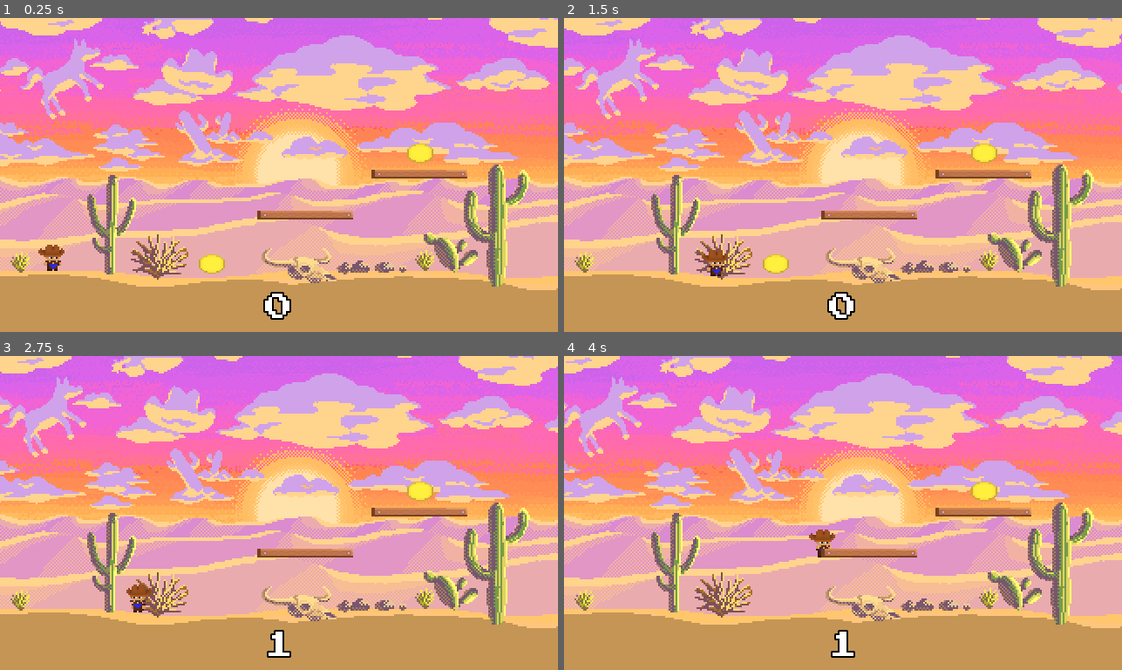
Above: before the commit, frames 1-4 (two rows, left to right).
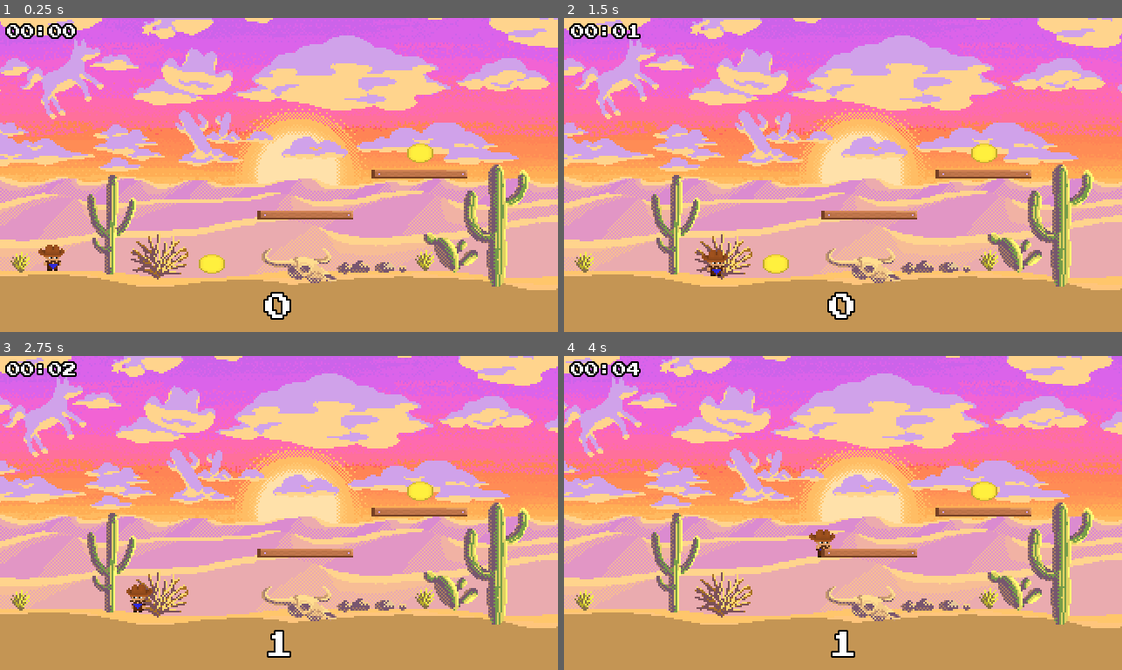
Above: after the commit, the same moments.

Repository: T-ayy-lor/Capstone
Game: Godot game, scene res://Main.tscn
The game is run twice, just before and just after one commit, with the same random seed, the same clock (stepped at 60 frames per second) and the same inputs.
Inputs:
- Up to frame 1 (0.25 s): no input
- Up to frame 2 (1.5 s): hold D (move_right) from 0.53 s (still down); tap Space (jump) at 0.77 s
- Up to frame 3 (2.75 s): tap Space (jump) at 1.52 s; release D (move_right) at 2.03 s; hold A (move_left) from 2.03 s (still down)
- Up to frame 4 (4 s): release A (move_left) at 2.78 s; hold D (move_right) from 2.78 s (still down); tap Space (jump) at 3.02, 3.77 s

The runs differ from the first frame. In frame 1, 0.5% of the frame differs, in the area x 0-14%, y 1-7%; in frame 2, 0.5%; in frame 3, 0.5%; in frame 4, 0.5%.

Commit message:
added timer

Diff:
--- a/Main.gd
+++ b/Main.gd
@@ -10,15 +10,25 @@
 
 var score: int = 0
 
+var _elapsed: float = 0.0
+var _shown_seconds: int = -1
+
 onready var _camera: Camera2D = $Player/Camera2D
 onready var _coins: Node2D = $Coins
 onready var _score_label: Label = $HUD/ScoreLabel
+onready var _timer_label: Label = $HUD/TimerLabel
 
 
 func _ready() -> void:
 	apply_camera_limits()
 	_connect_coins()
 	_refresh_score()
+	_refresh_timer()
+
+
+func _process(delta: float) -> void:
+	_elapsed += delta
+	_refresh_timer()
 
 
 # Each coin emits "collected" from CoinCollect.gd. Connecting by iteration
@@ -37,6 +47,17 @@
 
 func _refresh_score() -> void:
 	_score_label.text = str(score)
+
+
+# Only rewrites the label when the whole second changes, rather than
+# rebuilding the string every frame.
+func _refresh_timer() -> void:
+	var total: int = int(_elapsed)
+	if total == _shown_seconds:
+		return
+
+	_shown_seconds = total
+	_timer_label.text = "%02d:%02d" % [total / 60, total % 60]
 
 
 # Call again after adding or removing ground chunks at runtime.
--- a/Main.tscn
+++ b/Main.tscn
@@ -40,6 +40,12 @@
 outline_color = Color( 0, 0, 0, 1 )
 font_data = ExtResource( 30 )
 
+[sub_resource type="DynamicFont" id=4]
+size = 8
+outline_size = 1
+outline_color = Color( 0, 0, 0, 1 )
+font_data = ExtResource( 30 )
+
 [sub_resource type="RectangleShape2D" id=3]
 extents = Vector2( 27.3892, 2.48993 )
 
@@ -364,6 +370,13 @@
 align = 1
 valign = 2
 
+[node name="TimerLabel" type="Label" parent="HUD"]
+margin_left = 4.0
+margin_top = 4.0
+margin_right = 40.0
+margin_bottom = 14.0
+custom_fonts/font = SubResource( 4 )
+
 [node name="Platforms" type="Node2D" parent="."]
 
 [node name="Platform" type="StaticBody2D" parent="Platforms"]
Not shown: 1 places in Main.tscn that only renumber resources
